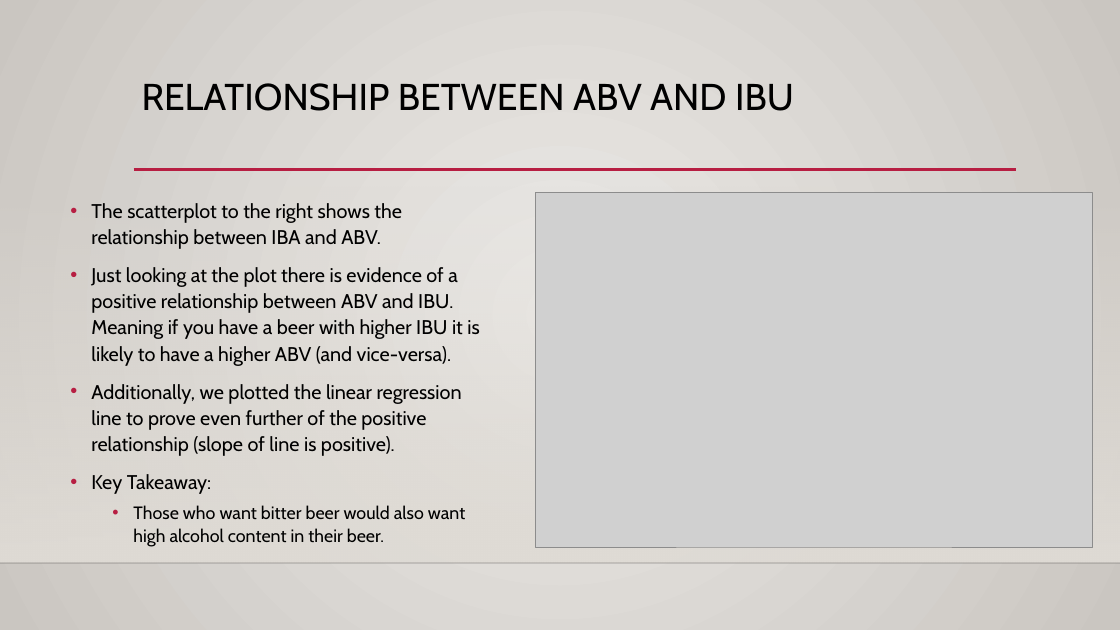
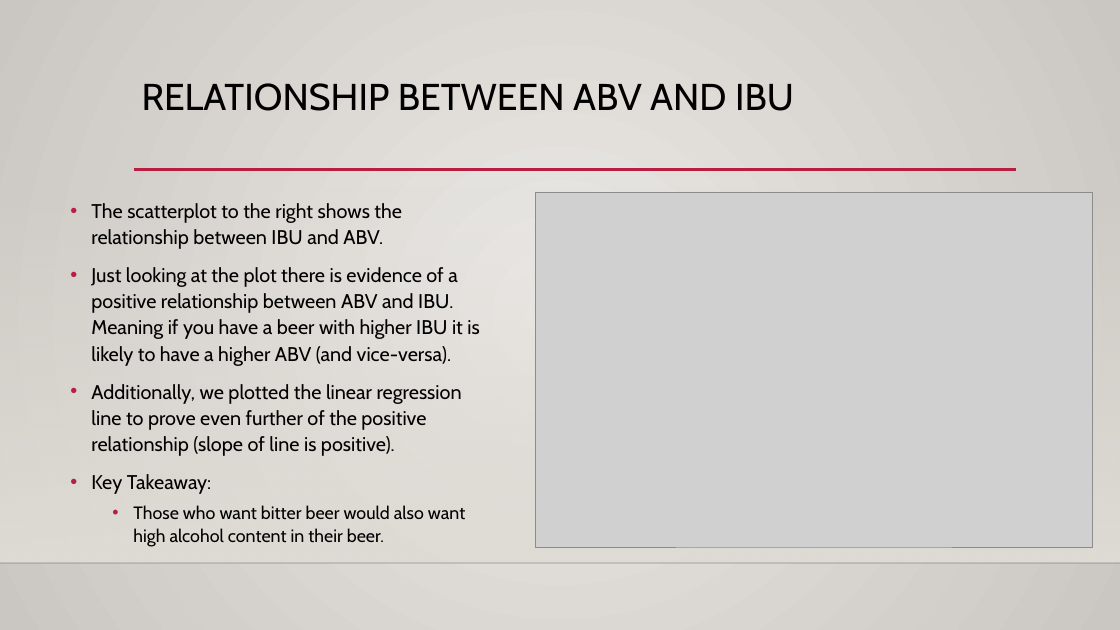
Before and after one commit to sajmera9/BeerCaseStudy1, a slide deck: slide 9 of CaseStudy1_Final_Presentation.pptx. Drawn at 1120x630 pixels with LibreOffice and Linux fonts; fonts in the diff are those of the drawing; grey boxes stand for pictures; background and template pictures are left out. Boxes give left, top, right and bottom in pixels: in the first picture for what was removed or moved away, otherwise in the second. Text is boxed around its words. In the diff, an @@ line names an element or a change of style, - is before the commit and + after.

```diff
--- a/CaseStudy1_Final_Presentation.pptx
+++ b/CaseStudy1_Final_Presentation.pptx
@@ text at box(91, 203, 402, 249): text changed @@
-• The scatterplot to the right shows the relationship between IBA and ABV.
+• The scatterplot to the right shows the relationship between IBU and ABV.
```
Also in this commit, not shown: 2 other slides changed, 2 other files.
